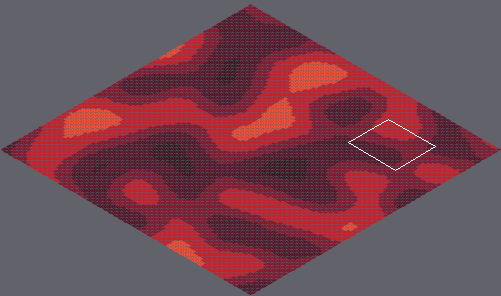
An edit to a level. Tiled map, marswars/resources/mapAssets/loadmap.tmx. Above, an overview of the earlier version with the close-up marked.
Close-up. Earlier state:
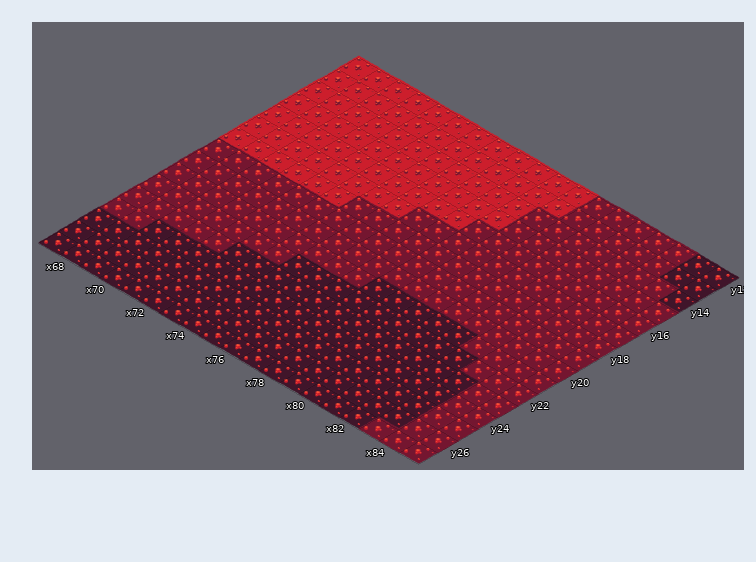
Cells are 55x32 px. Isometric: x runs down to the right, y down to the left. Shown: x 67..85, y 12..27. The commit also changed other parts of the map, which this record leaves out.
The same view after the edit:
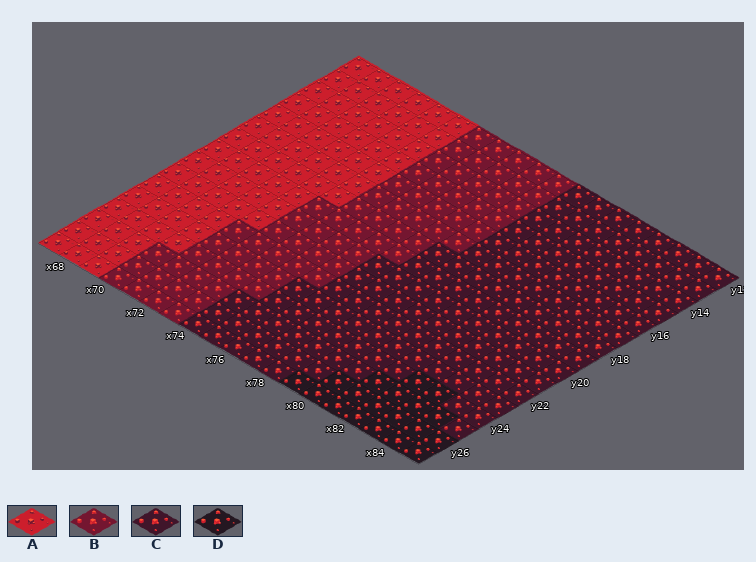
Key: from "tileset1": A 11 "mars007", B 12 "mars008", C 13 "mars009", D 14 "mars010".
_ is an empty cell.
Tiles replaced or removed in this view: A, B, C.
Changes in this commit:
Changed rows in their new state; . is an unchanged cell.
Layer "Tile Layer 1":
first column x 67:
12 ......BBBBBCCCCCC..
13 ......BBBBBCCCCCC..
14 ......BBBBBCCCCCCC.
15 ......BBBBBCCCCCCCC
16 ......BBBB.CCCCCCCC
17 ......BB...CCCCCCCC
18 ..........CCCCCCCCC
19 AAAAA.....CCCCCCCCC
20 AAAAA....CCCCCCCCCC
21 AAAAA....C.....CCCC
22 AAAA...BB.......CCC
23 AAAA.BBB.........CC
24 AAAABBBB.......DDCC
25 AAABBBB.......DDDDC
26 AAABBBB......DDDDDD
27 AAABBBB.....DDDDDDD
Boxes around the changes in both close-ups, in picture pixels (x1, y1, x2, y2):
changed: (38, 125, 700, 464)
